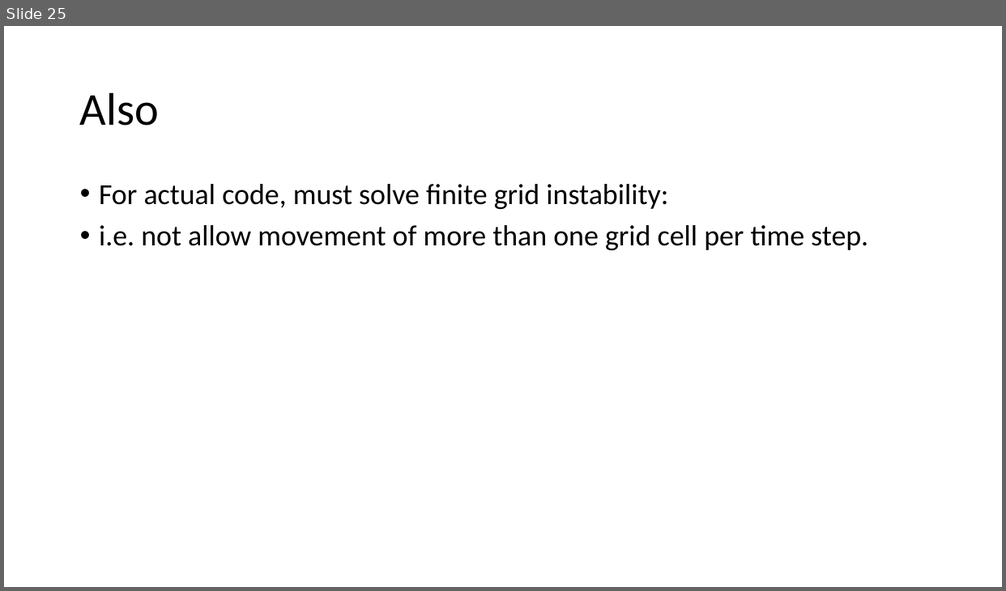
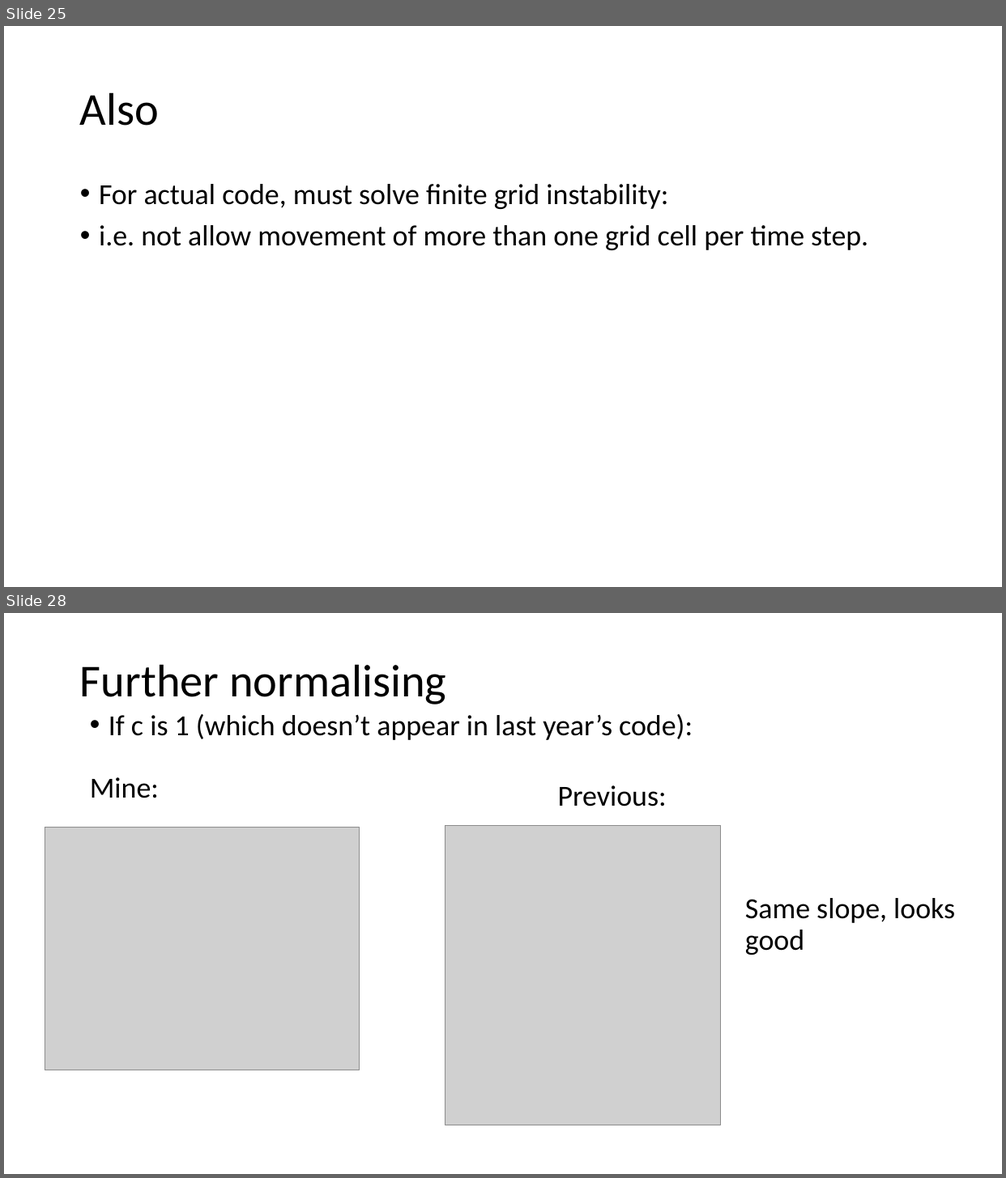
Before and after one commit to j0fri/FYP, a slide deck: MATLAB/Matlab implementation.pptx. Shown one above the other, each under a label of ours: slide 25 before the commit, slides 25 and 28 after it; the slides between them are not shown. The pictures are 1006x591 and 1006x1178 pixels, drawn with LibreOffice and Linux fonts; fonts in the diff are those of the drawing; grey boxes stand for pictures. Boxes give left, top, right and bottom in pixels: in the first picture for what was removed or moved away, otherwise in the second. Text is boxed around its words. In the diff, an @@ line names an element or a change of style, - is before the commit and + after.

```diff
--- a/MATLAB/Matlab implementation.pptx
+++ b/MATLAB/Matlab implementation.pptx
@@ slide 28 added at [4, 613, 1002, 1174], background #FFFFFF @@
@@ title added at [80, 664, 446, 705], 44 pt, text #000000 @@
+Further normalising
@@ text added at [108, 714, 692, 740], 28 pt, text #000000 @@
+• If c is 1 (which doesn’t appear in last year’s code):
@@ text added at [90, 777, 159, 798], 28 pt, text #000000 @@
+Mine:
@@ text added at [558, 786, 667, 807], 28 pt, text #000000 @@
+Previous:
@@ picture added at [44, 827, 360, 1070] @@
@@ picture added at [445, 825, 720, 1126] @@
@@ text added at [745, 898, 955, 955], 28 pt, text #000000 @@
+Same slope, looks good
```
Also in this commit, not shown: 2 other slides added, 1 other file.
